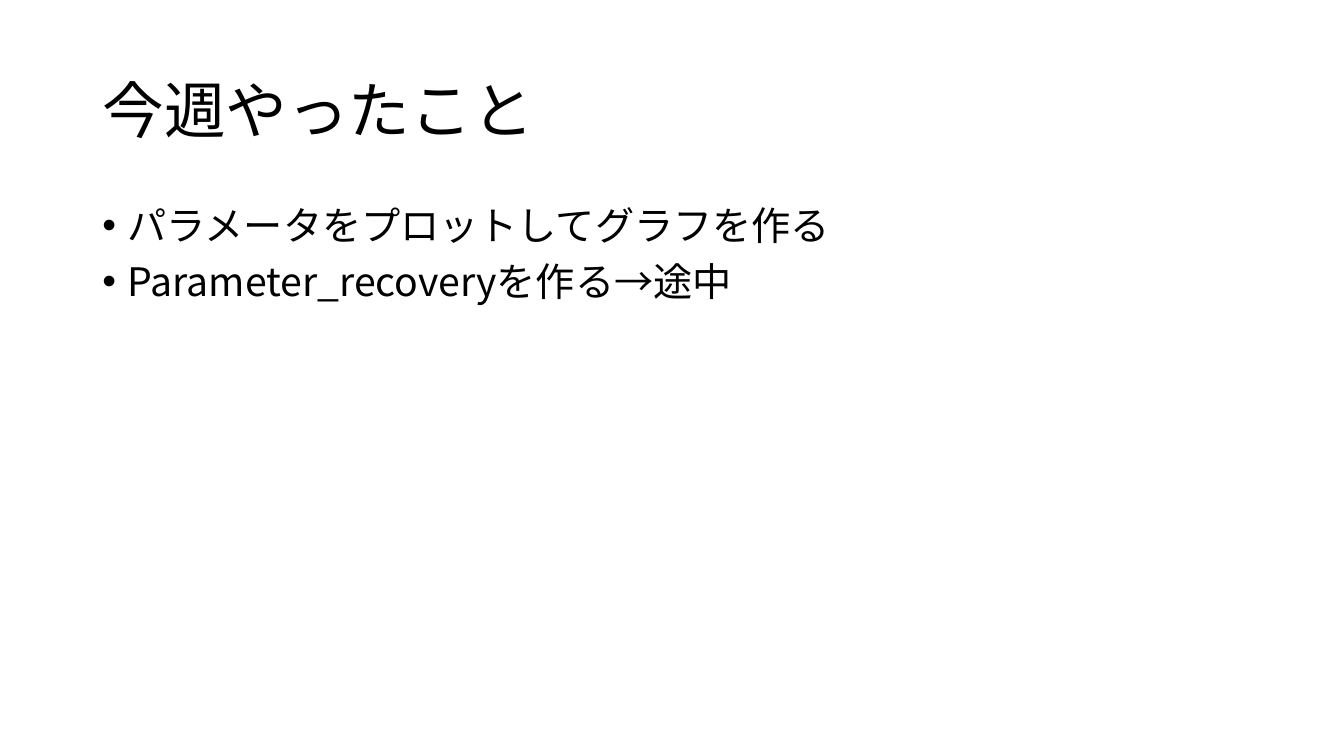
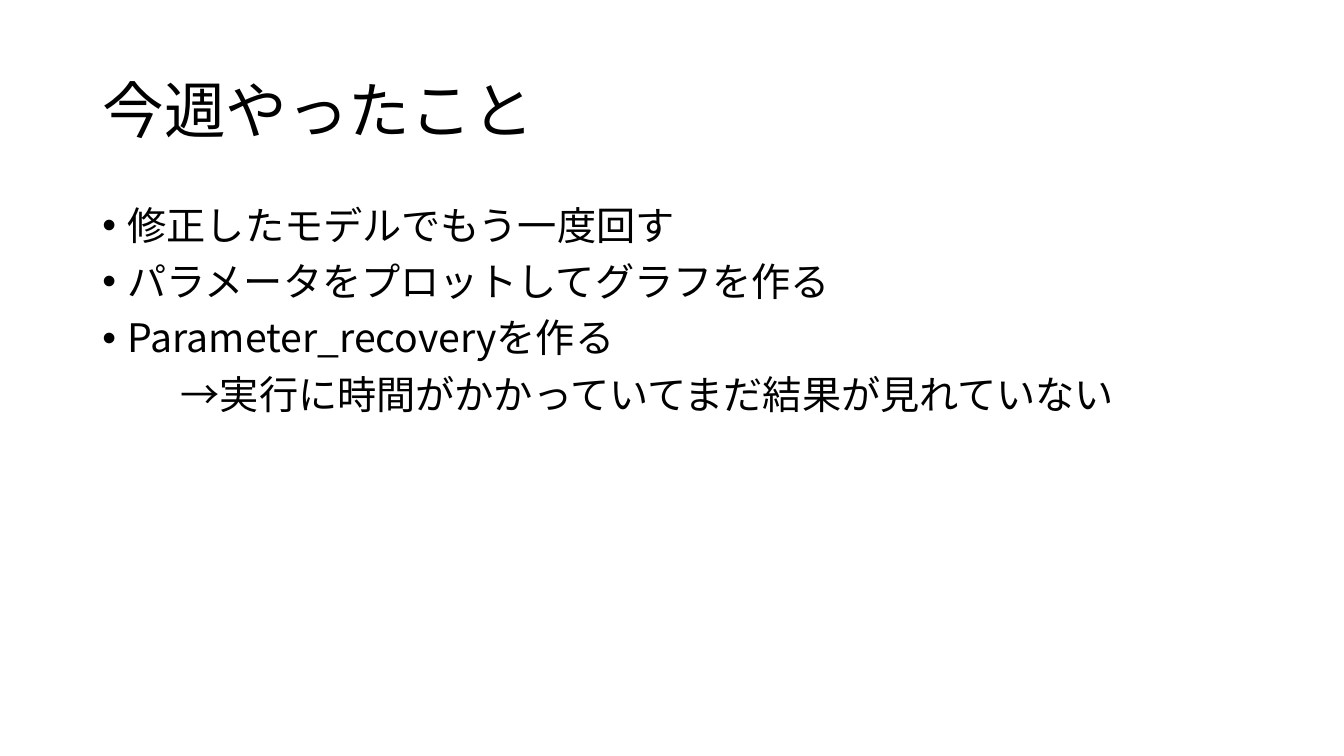
Before and after one commit to Mayu925/lab, a slide deck: slide 2 of ゼミ0720.pptx. Drawn at 1344x756 pixels with LibreOffice and Linux fonts; fonts in the diff are those of the drawing. Boxes give left, top, right and bottom in pixels: in the first picture for what was removed or moved away, otherwise in the second. Text is boxed around its words. In the diff, an @@ line names an element or a change of style, - is before the commit and + after.

```diff
--- a/ゼミ0720.pptx
+++ b/ゼミ0720.pptx
@@ text at bbox=[128, 206, 675, 243]: paragraph added @@
+• 修正したモデルでもう一度回す
@@ text at bbox=[128, 319, 1114, 413]: text changed @@
-• Parameter_recoveryを作る→途中
+• Parameter_recoveryを作る
+→実行に時間がかかっていてまだ結果が見れていない
```
Also in this commit, not shown: 1 slide added, 2 other files.
